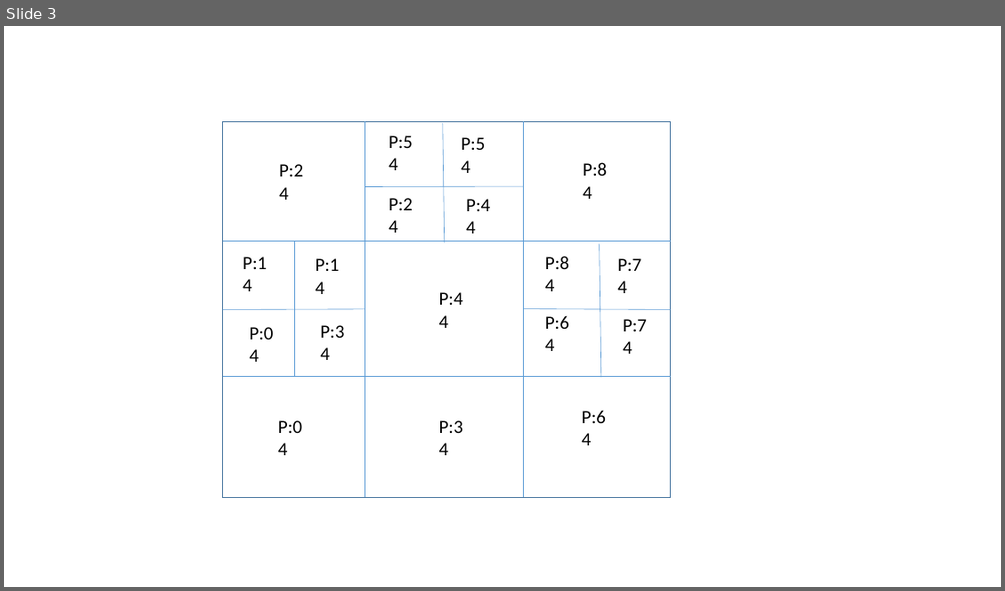
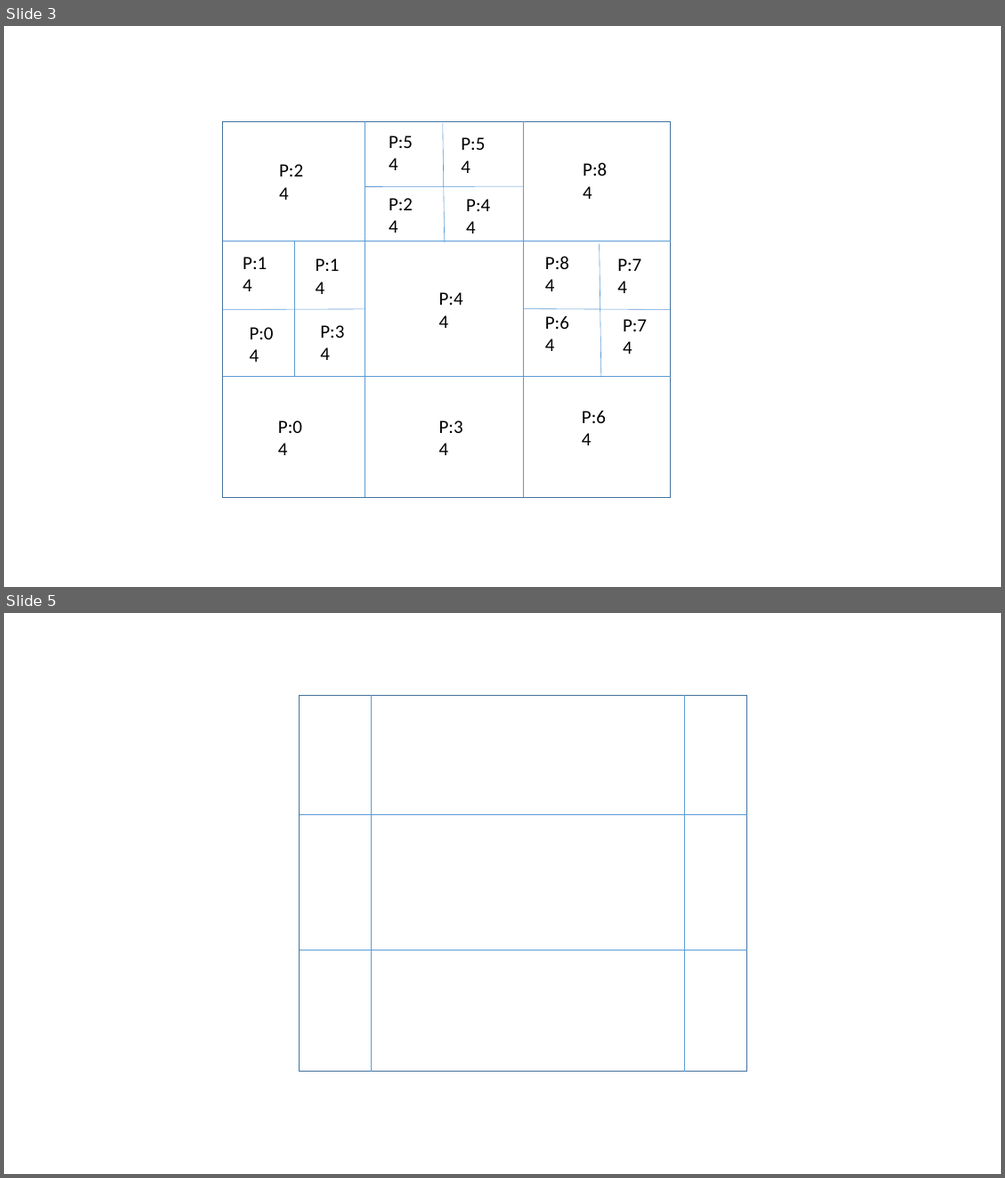
Before and after one commit to tghaddar/TarekGhaddarGraduateWork, a slide deck: CERT_talk/figures/OverloadingAndAMR.pptx. Shown one above the other, each under a label of ours: slide 3 before the commit, slides 3 and 5 after it; the slides between them are not shown. The pictures are 1005x591 and 1005x1178 pixels, drawn with LibreOffice and Linux fonts; fonts in the diff are those of the drawing. Boxes give left, top, right and bottom in pixels: in the first picture for what was removed or moved away, otherwise in the second. Text is boxed around its words. In the diff, an @@ line names an element or a change of style, - is before the commit and + after.

```diff
--- a/CERT_talk/figures/OverloadingAndAMR.pptx
+++ b/CERT_talk/figures/OverloadingAndAMR.pptx
@@ slide 5 added at (x1=4, y1=613, x2=1001, y2=1174), background #FFFFFF @@
@@ rectangle added at (x1=299, y1=695, x2=747, y2=1071), outline #43739E 1 pt @@
@@ line added from (372, 695) to (372, 1071), #5B9BD5 0.5 pt @@
@@ line added from (685, 695) to (685, 1071), #5B9BD5 0.5 pt @@
@@ line added from (299, 815) to (747, 815), #5B9BD5 0.5 pt @@
@@ line added from (299, 950) to (747, 950), #5B9BD5 0.5 pt @@
```
Also in this commit, not shown: 2 other slides added, 5 other files.
